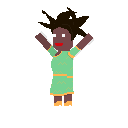
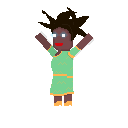
Layered file, before and after one edit (w=128, h=128). Changes by layer:
added layer "Layer 3" above "Layer 2" over <box>50,27,73,55</box>
